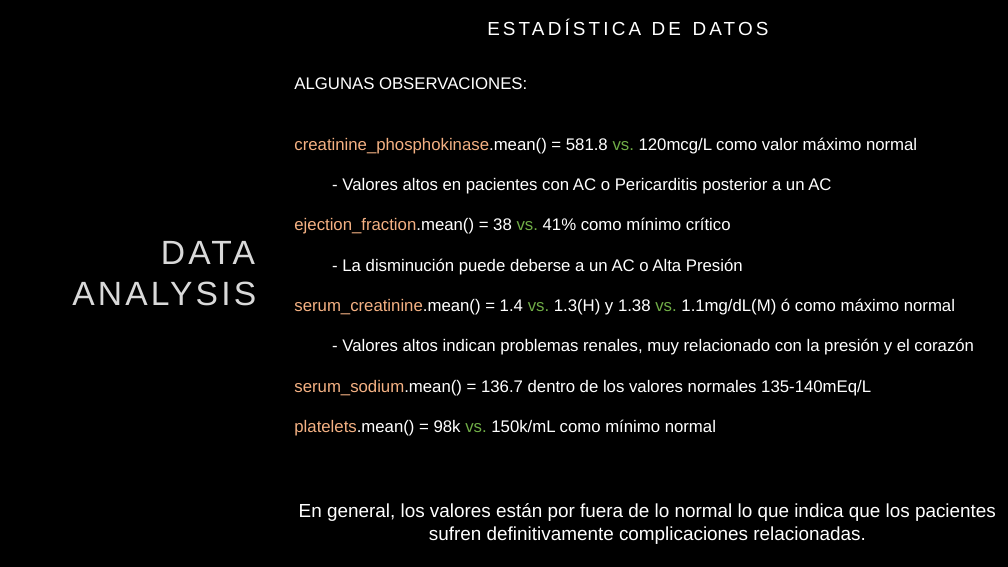
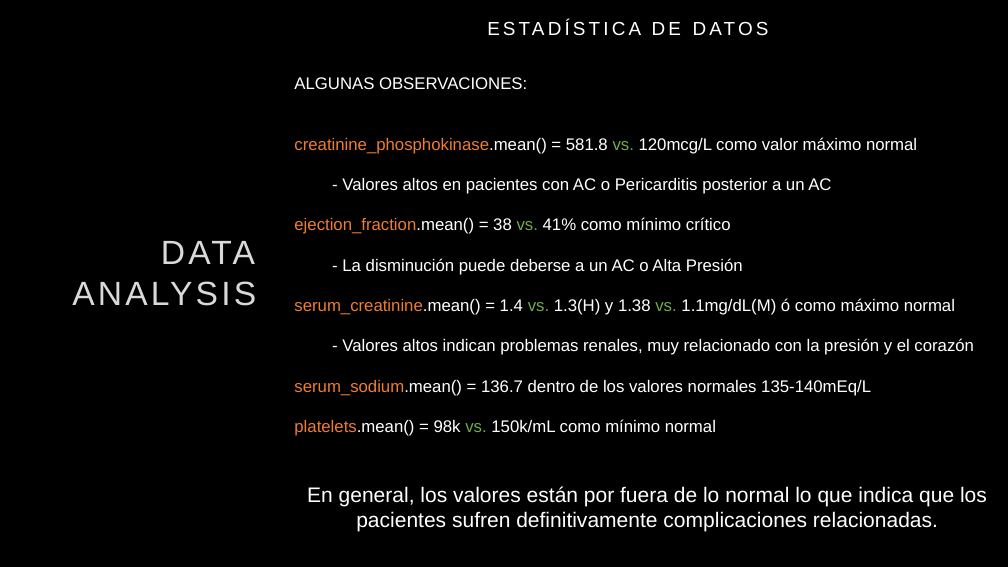
Before and after one commit to JaviCeRodriguez/Heart-Failure-ML, a slide deck: slide 4 of docs/Presentacion_Heart_Failure.pptx. Drawn at 1008x567 pixels with LibreOffice and Linux fonts; fonts in the diff are those of the drawing; background and template pictures are left out. Boxes give left, top, right and bottom in pixels: in the first picture for what was removed or moved away, otherwise in the second. Text is boxed around its words. In the diff, an @@ line names an element or a change of style, - is before the commit and + after.

```diff
--- a/docs/Presentacion_Heart_Failure.pptx
+++ b/docs/Presentacion_Heart_Failure.pptx
@@ text at (x1=294, y1=137, x2=987, y2=531): text colour #F4B183 to #ED7D31 in "creatinine_phosphokinase.mean()", "ejection_fraction.mean()", "serum_creatinine.mean()", "serum_sodium.mean()" and 1 more places; size 18 to 20 pt in "En general, los valores están por fuera ..." @@
```
Also in this commit, not shown: 3 other slides changed, 1 other file.
